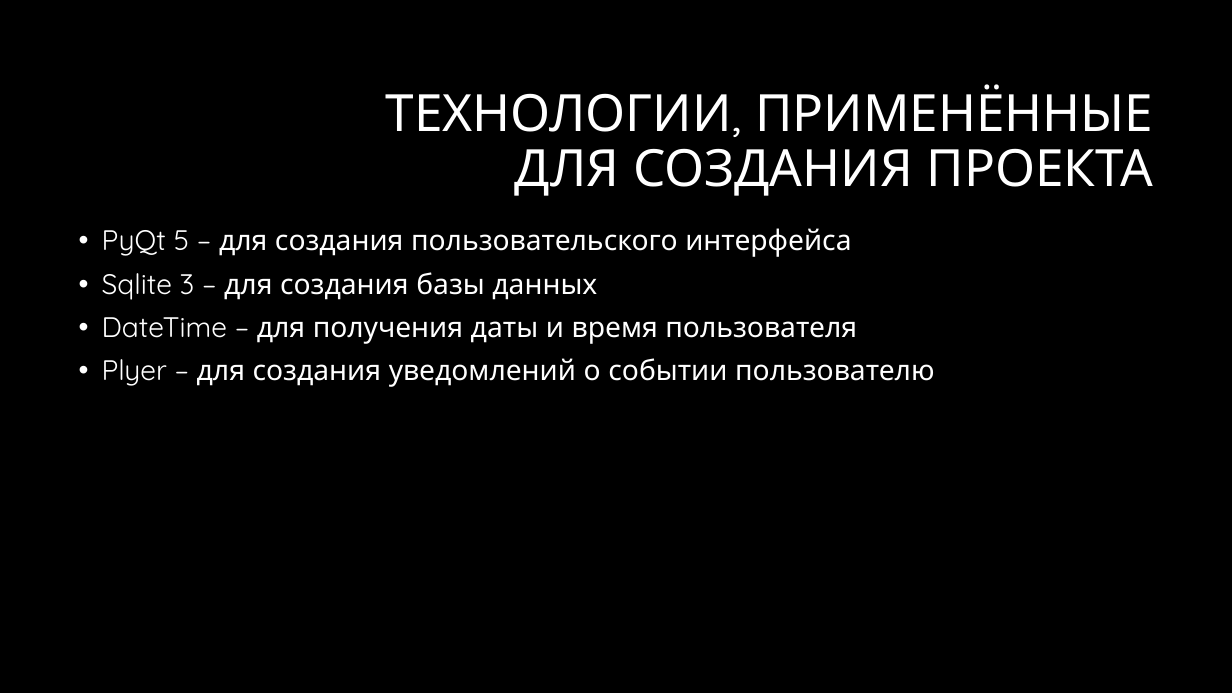
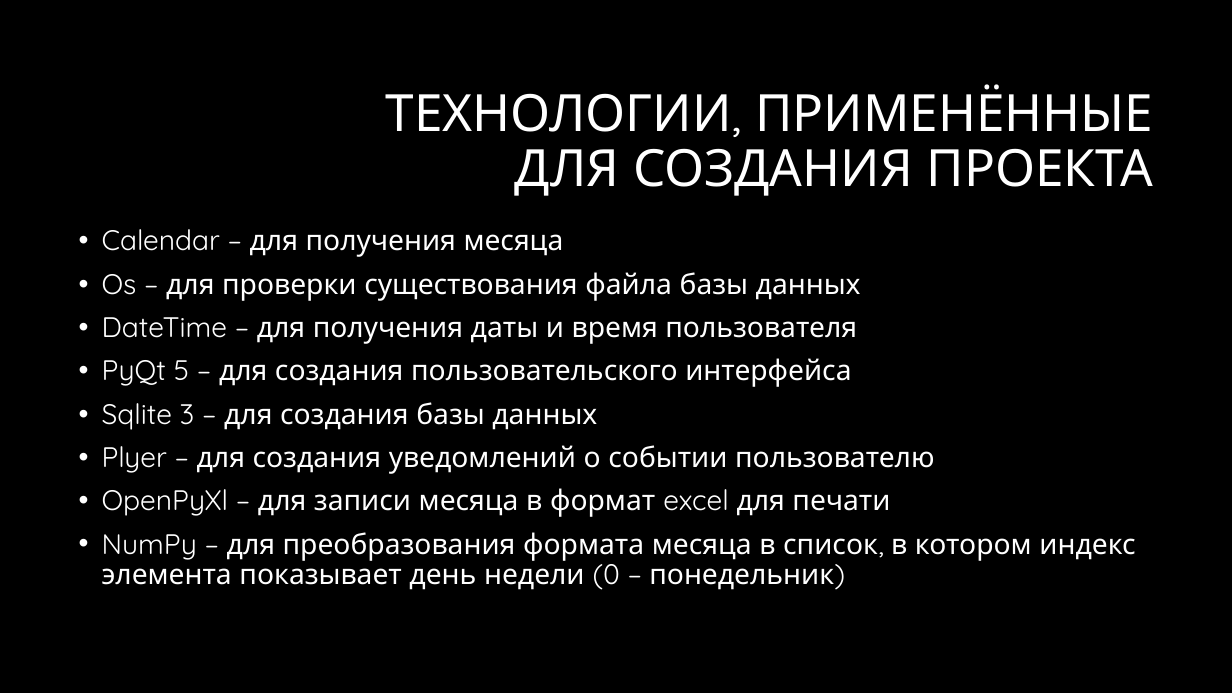
Before and after one commit to Sergey207/FamilyCalendar, a slide deck: slide 3 of Presentation.pptx. Drawn at 1232x693 pixels with LibreOffice and Linux fonts; fonts in the diff are those of the drawing; background and template pictures are left out. Boxes give left, top, right and bottom in pixels: in the first picture for what was removed or moved away, otherwise in the second. Text is boxed around its words. In the diff, an @@ line names an element or a change of style, - is before the commit and + after.

```diff
--- a/Presentation.pptx
+++ b/Presentation.pptx
@@ text at [102, 229, 861, 344]: paragraphs added @@
+• Calendar – для получения месяца
+• Os – для проверки существования файла базы данных
+• DateTime – для получения даты и время пользователя
@@ text at [102, 488, 1135, 590]: paragraphs added @@
+• OpenPyXl – для записи месяца в формат excel для печати
+• NumPy – для преобразования формата месяца в список, в котором индекс элемента показывает день недели (0 – понедельник)
```
